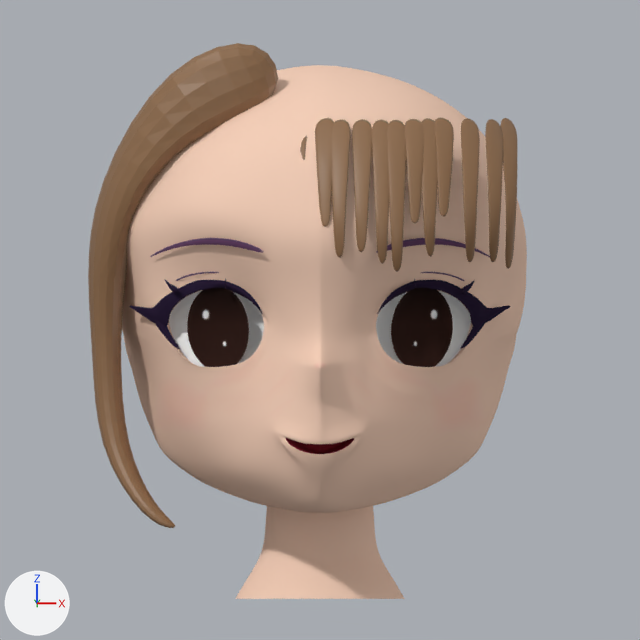
Before and after pictures for a commit that changed the Blender file AnimeFace/out/hair_h01_human.blend.
One viewpoint serves both versions: the file's camera 'CAM_front'. The axes (+X, +Y, +Z) are drawn at lower left. The lights are the same throughout. The older version comes first.

Names of what the first picture shows: 'Eye', 'Eyebrow', 'Face', 'Hair_Bangs' and 2 more.
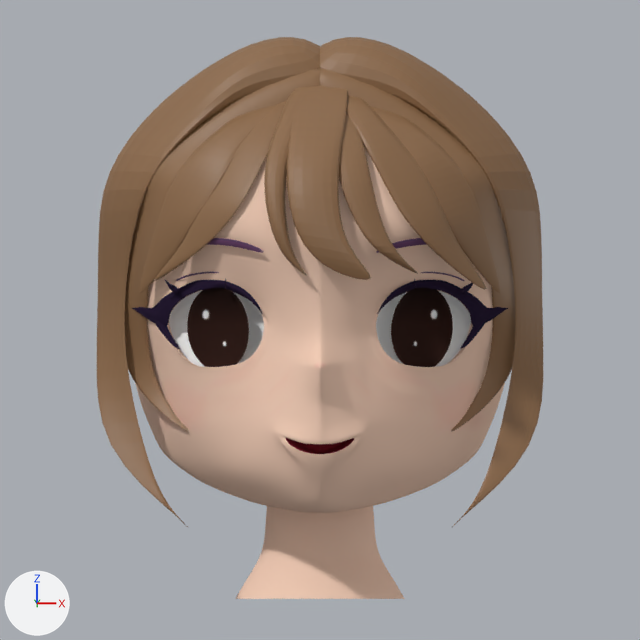
Location of each change, (x1, y1, x2, y2) in pixels of the pictures (640 x 640 px):
'Hair_Bangs', hidden (brown)
    before: (88, 43, 517, 528)
'Hair_Bangs.002', added (brown)
    after: (97, 37, 543, 527)
'Hair_Bangs.001', added
    after: (125, 68, 515, 431)
'Hair_Bangs.003', added (brown)
    after: (139, 105, 501, 293)
'Hair_Bangs.008', added (brown)
    after: (286, 86, 371, 280)
'Hair_Bangs.005', added (brown)
    after: (346, 96, 486, 290)
'Hair_Bangs.004', added (brown)
    after: (155, 101, 286, 280)
'Hair_Bangs.007', added (brown)
    after: (339, 113, 418, 274)
'Hair_Bangs.006', added (brown)
    after: (264, 90, 308, 275)

The change, as a list of edits to the scene's bpy script:
```text
Change me_hair_bangs:
    remove me_hair_bangs.from_pydata(...)  # 393 vertices, 360 faces; spans x -0.264..0.226, y -0.249..0.01, z -0.231..0.335
    add me_hair_bangs.from_pydata(...)  # 217 vertices, 198 faces; spans x -0.194..0.156, y -0.249..-0.086, z 0.055..0.238
    me_hair_bangs part 1: 7 loose pieces with 176 vertices, spanning x -0.264..0.226, y -0.218..0.01, z -0.231..0.335, are deleted
Change ob_hair_bangs:
    ob_hair_bangs.location: (0.0, 0.0, 0.0) -> (0.268, -0.04, -0.016)
    add ob_hair_bangs.hide_set(True)
Add ob_hair_bangs_008:
    ob_hair_bangs_008 = bpy.data.objects.new('Hair_Bangs.008', me_hair_bangs_007)  # 24 vertices, 22 faces; spans x -0.311..-0.186, y -0.222..-0.041, z 0.052..0.315; in mat_hairbase (brown #8f6b49); modifiers SUBSURF
    ob_hair_bangs_008.location = (0.268, -0.04, -0.016)
Add ob_hair_bangs_007:
    ob_hair_bangs_007 = bpy.data.objects.new('Hair_Bangs.007', me_hair_bangs_006)  # 28 vertices, 26 faces; spans x -0.267..-0.154, y -0.206..-0.061, z 0.07..0.291; in mat_hairbase (brown #8f6b49); modifiers SUBSURF
    ob_hair_bangs_007.location = (0.268, -0.04, -0.016)
Add ob_hair_bangs_006:
    ob_hair_bangs_006 = bpy.data.objects.new('Hair_Bangs.006', me_hair_bangs_005)  # 28 vertices, 26 faces; spans x -1.99..3.4, y -3.3..6.2, z -12.95..2.01; in mat_hairbase (brown #8f6b49); modifiers SUBSURF
    ob_hair_bangs_006.location = (-0.035, -0.202, 0.243)
    ob_hair_bangs_006.scale = (0.0147, 0.0147, 0.0147)
Add ob_hair_bangs_005:
    ob_hair_bangs_005 = bpy.data.objects.new('Hair_Bangs.005', me_plane_001)  # 32 vertices, 30 faces; spans x 1.1..13.3, y -11.6..-4.0, z 1.3..16.6; in mat_hairbase (brown #8f6b49); modifiers SUBSURF
    ob_hair_bangs_005.location = (-0.009, -0.036, 0.0)
    ob_hair_bangs_005.scale = (0.0161, 0.0161, 0.0161)
Add ob_hair_bangs_004:
    ob_hair_bangs_004 = bpy.data.objects.new('Hair_Bangs.004', me_plane)  # 32 vertices, 26 faces; spans x -12.33..-1.04, y -11.24..-5.04, z 2.38..16.06; in mat_hairbase (brown #8f6b49); modifiers SUBSURF
    ob_hair_bangs_004.location = (0.0, -0.039, 0.0)
    ob_hair_bangs_004.scale = (0.0161, 0.0161, 0.0161)
Add ob_hair_bangs_003:
    ob_hair_bangs_003 = bpy.data.objects.new('Hair_Bangs.003', me_hair_bangs_003)  # 28 vertices, 26 faces; spans x -0.206..-0.01, y -0.195..-0.088, z 0.028..0.274; in mat_hairbase (brown #8f6b49); modifiers SUBSURF, MIRROR
    ob_hair_bangs_003.location = (0.0, 0.0, 0.0)
Add ob_hair_bangs_002:
    ob_hair_bangs_002 = bpy.data.objects.new('Hair_Bangs.002', me_hair_bangs_002)  # 40 vertices, 38 faces; spans x -0.273..0.06, y -0.147..-0.027, z -0.231..0.338; in mat_hairbase (brown #8f6b49); modifiers SUBSURF, MIRROR
    ob_hair_bangs_002.location = (0.0, 0.0, 0.0)
Add ob_hair_bangs_001:
    ob_hair_bangs_001 = bpy.data.objects.new('Hair_Bangs.001', me_hair_bangs_001)  # 36 vertices, 30 faces, 4 loose edges; spans x -0.237..0.077, y -0.168..-0.047, z -0.126..0.316; in mat_hairbase (brown #8f6b49); modifiers SUBSURF, MIRROR
    ob_hair_bangs_001.location = (0.0, 0.0, 0.0)
```
